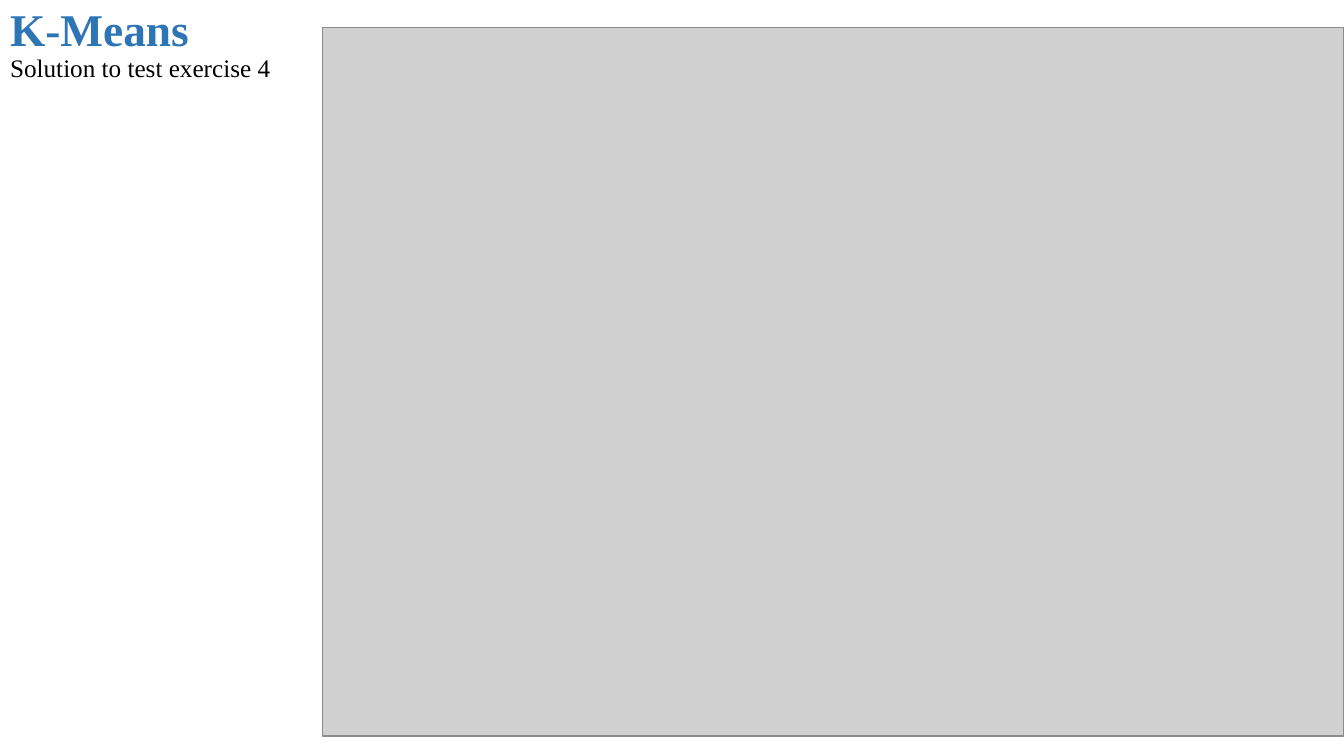
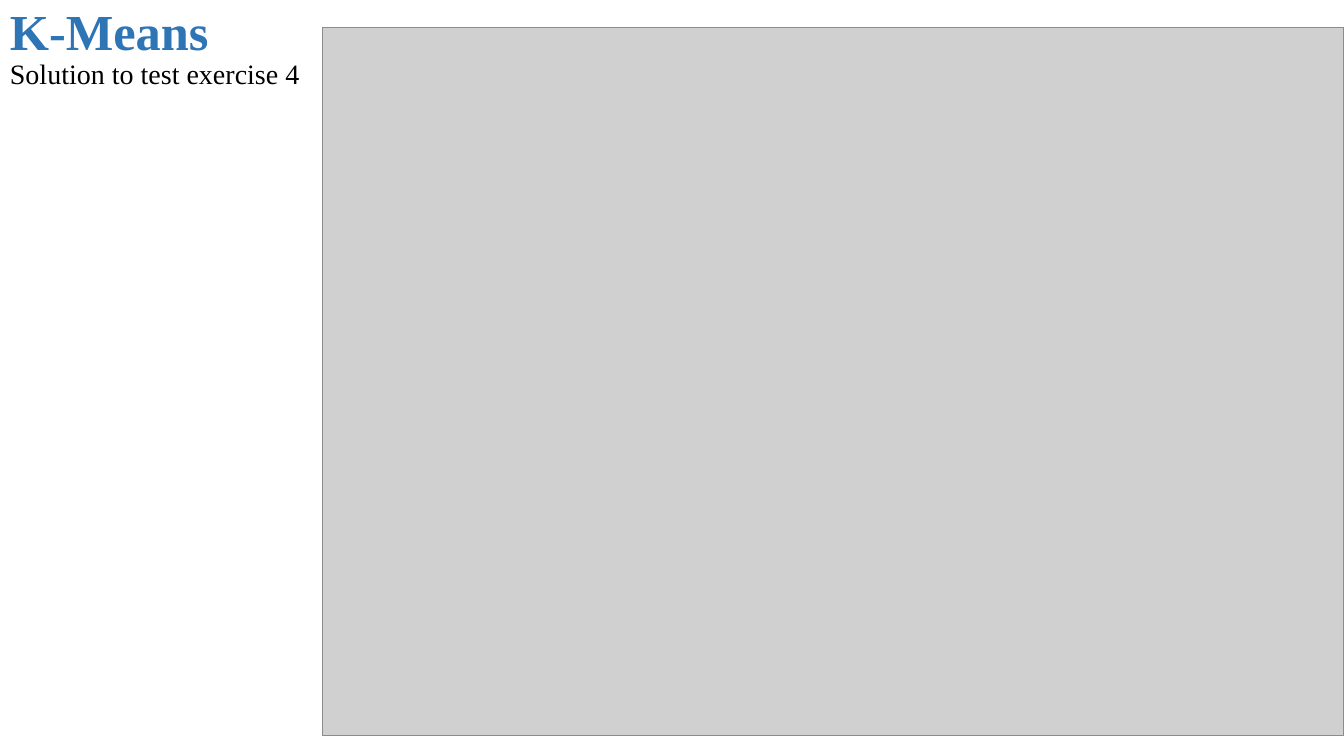
Before and after one commit to jjk007/Final-Project-SOFE2715, a slide deck: slide 7 of data_course_proj_pp.pptx. Drawn at 1344x756 pixels with LibreOffice and Linux fonts; fonts in the diff are those of the drawing; grey boxes stand for pictures. Boxes give left, top, right and bottom in pixels: in the first picture for what was removed or moved away, otherwise in the second. Text is boxed around its words. In the diff, an @@ line names an element or a change of style, - is before the commit and + after.

```diff
--- a/data_course_proj_pp.pptx
+++ b/data_course_proj_pp.pptx
@@ text at bbox=[10, 17, 299, 85]: text changed; size 18 to 20 pt @@
-K-Means
-Solution to test exercise 4
+K-Means
+Solution to test exercise 4
```
Also in this commit, not shown: 19 other slides changed.
